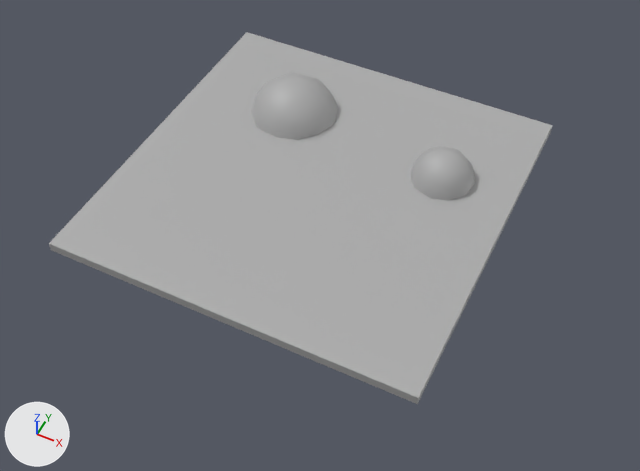
Renders of the FBX model codename_avocado/Assets/Animation/vfx_anim_toxic_space_light_01.fbx from each side of a commit.
One viewpoint serves both versions: a 50 mm lens placed at (1.42, -2.8, 3.12), pointed at (0.1, -0.16, -0.18). The lights are fixed; the arrows at lower left show +X, +Y and +Z. Where no turn or scale is listed for an object, it has been applied to the vertices.

In view in the first picture: 'toxicPool_small_geo2', 'toxicPool_small_geo3', 'toxicPool_small_geo5'.
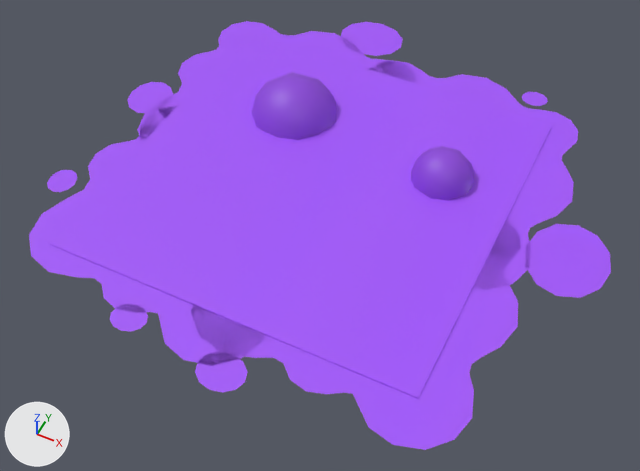
The newer file is also turned or shifted as a whole; pictures and numbers use the older file's frame.

The change, as a list of edits to the scene's bpy script:
```text
Change me_mesh_004:
    where me_mesh_004.from_pydata(...)  # 37 vertices, 32 faces; spans x -0.243..0.243, y -0.247..0.247, z 0.0..0.247
    remove me_mesh_004.materials.append(mat_lambert1)  # grey #adadad
    add me_mesh_004.materials.append(mat_lambert2)  # picture img_toxicbubbles_texture_01_jpg
Change me_mesh_001:
    where me_mesh_001.from_pydata(...)  # 8 vertices, 5 faces; spans x -0.93..0.93, y -0.93..0.93, z -0.05..0.0
    remove me_mesh_001.materials.append(mat_lambert1)  # grey #adadad
    add me_mesh_001.materials.append(mat_lambert2)  # picture img_toxicbubbles_texture_01_jpg
Change me_mesh_002:
    where me_mesh_002.from_pydata(...)  # 37 vertices, 32 faces; spans x -0.157..0.157, y -0.16..0.16, z 0.0..0.16
    remove me_mesh_002.materials.append(mat_lambert1)  # grey #adadad
    add me_mesh_002.materials.append(mat_lambert2)  # picture img_toxicbubbles_texture_01_jpg
Add ob_splat_geo8:
    ob_splat_geo8 = bpy.data.objects.new('splat_geo8', me_mesh_012)  # 13 vertices, 12 faces; spans x -0.119..0.119, y -0.139..0.139, z 0.0; in mat_lambert2 (picture img_toxicbubbles_texture_01_jpg)
    ob_splat_geo8.location = (-1.104, 0.177, 0.013)
Add ob_splat_geo10:
    ob_splat_geo10 = bpy.data.objects.new('splat_geo10', me_mesh_014)  # 13 vertices, 12 faces; spans x -0.085..0.085, y -0.073..0.073, z 0.0; in mat_lambert2 (picture img_toxicbubbles_texture_01_jpg)
    ob_splat_geo10.location = (-0.351, -1.112, 0.013)
Add ob_splat_geo1:
    ob_splat_geo1 = bpy.data.objects.new('splat_geo1', me_mesh_005)  # 69 vertices, 76 faces; spans x -0.692..0.697, y -0.738..0.722, z 0.0; in mat_lambert2 (picture img_toxicbubbles_texture_01_jpg)
    ob_splat_geo1.location = (-0.41, -0.455, 0.013)
Add ob_splat_geo7:
    ob_splat_geo7 = bpy.data.objects.new('splat_geo7', me_mesh_011)  # 13 vertices, 12 faces; spans x -0.071..0.071, y -0.083..0.083, z 0.0; in mat_lambert2 (picture img_toxicbubbles_texture_01_jpg)
    ob_splat_geo7.location = (-1.132, -0.56, 0.013)
Add ob_splat_geo11:
    ob_splat_geo11 = bpy.data.objects.new('splat_geo11', me_mesh_015)  # 13 vertices, 12 faces; spans x -0.0702..0.0702, y -0.0601..0.0601, z 0.0; in mat_lambert2 (picture img_toxicbubbles_texture_01_jpg)
    ob_splat_geo11.location = (0.776, 1.103, 0.013)
Add ob_splat_geo2:
    ob_splat_geo2 = bpy.data.objects.new('splat_geo2', me_mesh_006)  # 69 vertices, 76 faces; spans x -0.699..0.695, y -0.708..0.72, z 0.0; in mat_lambert2 (picture img_toxicbubbles_texture_01_jpg)
    ob_splat_geo2.location = (0.478, -0.455, 0.013)
Add ob_splat_geo3:
    ob_splat_geo3 = bpy.data.objects.new('splat_geo3', me_mesh_005.copy())
    ob_splat_geo3.location = (0.478, 0.435, 0.013)
Add ob_splat_geo9:
    ob_splat_geo9 = bpy.data.objects.new('splat_geo9', me_mesh_013)  # 13 vertices, 12 faces; spans x -0.197..0.197, y -0.23..0.23, z 0.0; in mat_lambert2 (picture img_toxicbubbles_texture_01_jpg)
    ob_splat_geo9.location = (1.26, 0.062, 0.013)
Add ob_splat_geo5:
    ob_splat_geo5 = bpy.data.objects.new('splat_geo5', me_mesh_009)  # 13 vertices, 12 faces; spans x -0.19..0.19, y -0.162..0.162, z 0.0; in mat_lambert2 (picture img_toxicbubbles_texture_01_jpg)
    ob_splat_geo5.location = (-0.247, 1.205, 0.013)
Add ob_splat_geo6:
    ob_splat_geo6 = bpy.data.objects.new('splat_geo6', me_mesh_010)  # 13 vertices, 12 faces; spans x -0.113..0.113, y -0.097..0.097, z 0.0; in mat_lambert2 (picture img_toxicbubbles_texture_01_jpg)
    ob_splat_geo6.location = (0.15, -1.171, 0.013)
Add ob_splat_geo4:
    ob_splat_geo4 = bpy.data.objects.new('splat_geo4', me_mesh_006.copy())
    ob_splat_geo4.location = (-0.413, 0.435, 0.013)
```

Changed parts and their boxes [x1, y1, x2, y2] in the pictures (640 x 471 px):
'toxicPool_small_geo2', recoloured (grey to purple)
    both: [49, 32, 552, 404]
'splat_geo2', added (purple)
    after: [191, 220, 520, 450]
'splat_geo1', added (purple)
    after: [29, 106, 265, 365]
'splat_geo3', added (purple)
    after: [369, 61, 578, 290]
'splat_geo9', added (purple)
    after: [525, 224, 611, 298]
'splat_geo4', added (purple)
    after: [137, 21, 417, 143]
'toxicPool_small_geo5', recoloured (grey to purple)
    both: [252, 72, 337, 140]
'toxicPool_small_geo3', recoloured (grey to purple)
    both: [411, 146, 475, 201]
'splat_geo5', added (purple)
    after: [340, 22, 402, 56]
'splat_geo6', added (purple)
    after: [195, 352, 248, 393]
'splat_geo8', added (purple)
    after: [127, 82, 173, 113]
'splat_geo10', added (purple)
    after: [110, 304, 148, 332]
'splat_geo7', added (purple)
    after: [47, 170, 77, 192]
'splat_geo11', added
    after: [522, 92, 548, 106]
